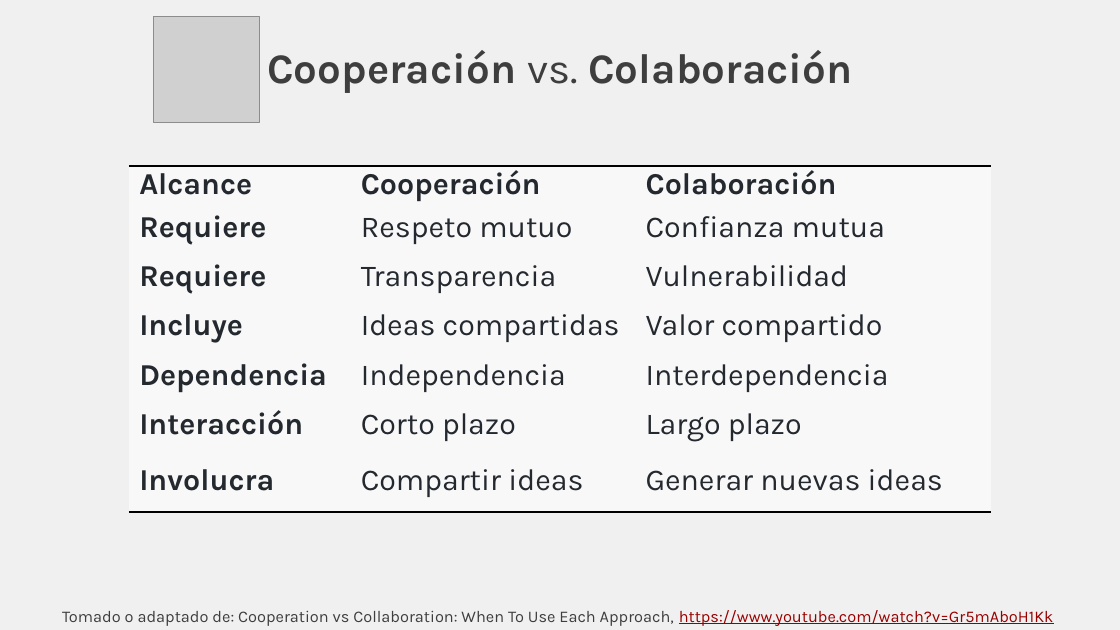
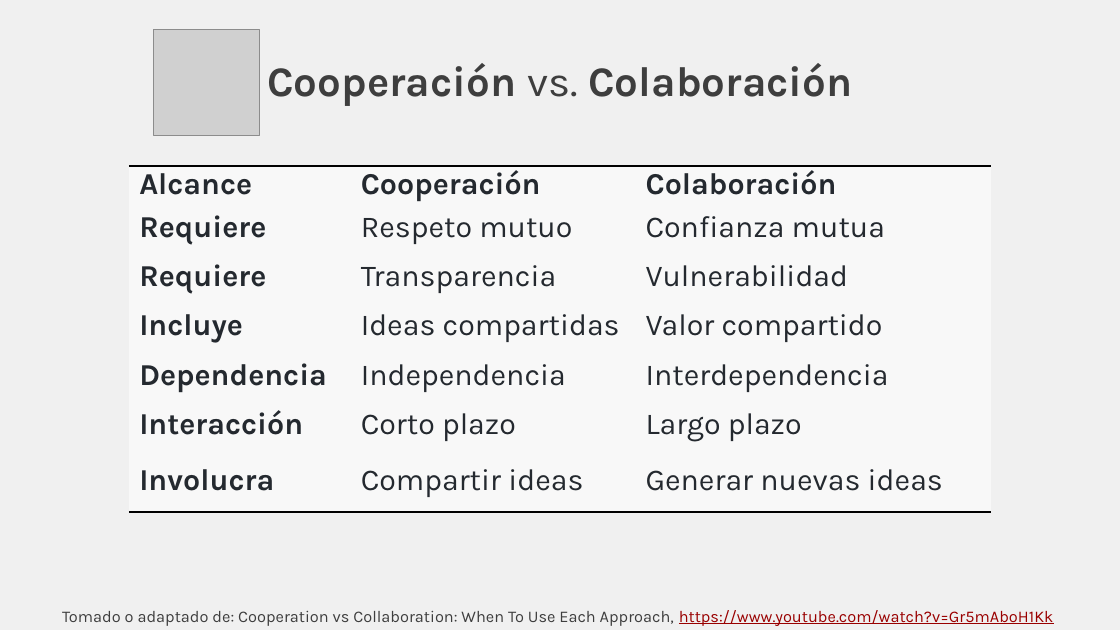
Before and after one commit to rcfdtools/R.TeachingResearchGuide, a slide deck: slide 6 of Section01/Section01.pptx. Drawn at 1120x630 pixels with LibreOffice and Linux fonts; fonts in the diff are those of the drawing; grey boxes stand for pictures. Boxes give left, top, right and bottom in pixels: in the first picture for what was removed or moved away, otherwise in the second. Text is boxed around its words. In the diff, an @@ line names an element or a change of style, - is before the commit and + after.

```diff
--- a/Section01/Section01.pptx
+++ b/Section01/Section01.pptx
@@ picture: place and size @@
-picture at (154, 17, 259, 122)
+picture at (154, 29, 259, 134)
@@ title "Cooperación vs. Colaboración": place and size @@
-title "Cooperación vs. Colaboración" at (267, 50, 852, 93)
+title "Cooperación vs. Colaboración" at (267, 63, 852, 106)
```
Also in this commit, not shown: 1 other slide changed, 4 other files.
